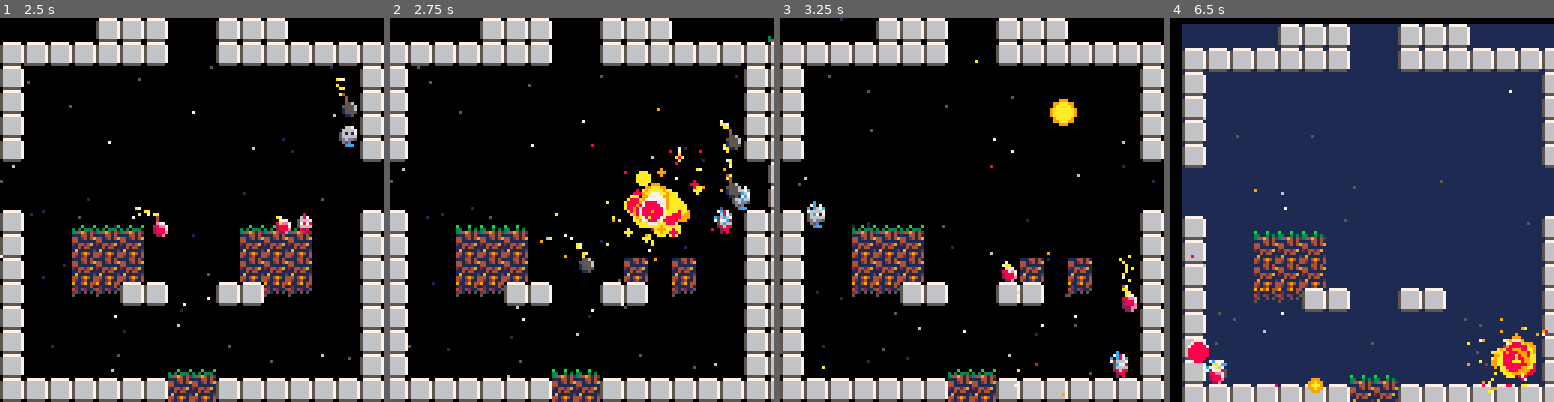
Above: before the commit, frames 1-4 (left to right).
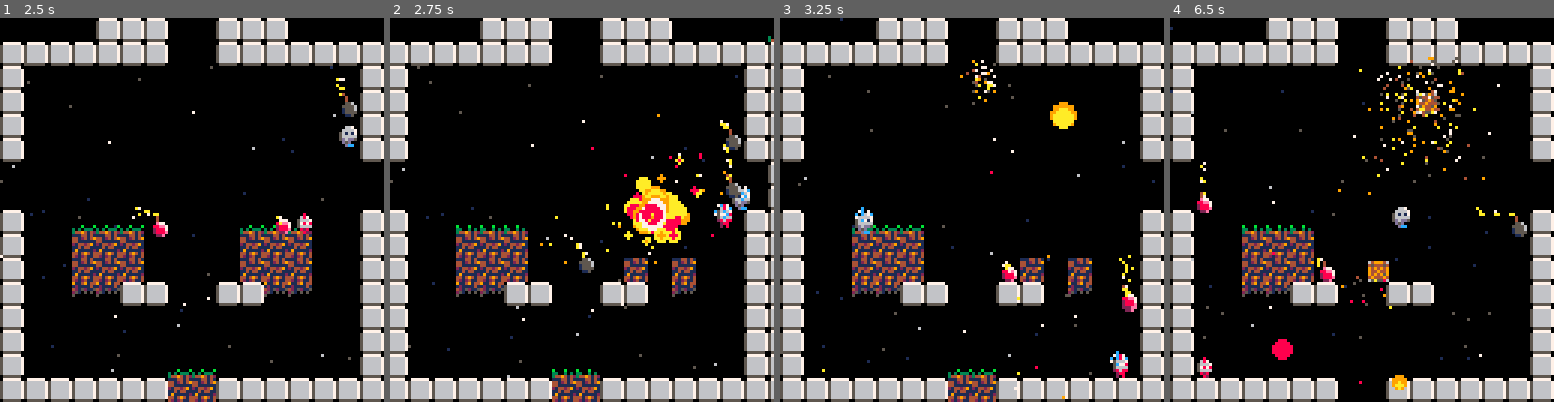
Above: after the commit, the same moments.

Repository: lkingsford/pico8-projects
Game: PICO-8 cartridge plat1.p8
Two runs of this game, one before a commit and one after it. Both use one fixed random seed, a clock stepped at 60 frames per second and the inputs below.
Inputs:
- Up to frame 1 (2.5 s): tap X (X key) at 0.33, 1.07, 1.85 s; tap O (Z key) at 0.7, 1.7, 2.1 s; hold Right 1.6-2.1 s; hold Up 2.15-2.42 s; hold Right from 2.47 s (still down)
- Up to frame 2 (2.75 s): keep holding Right; tap O (Z key) at 2.5 s
- Up to frame 3 (3.25 s): tap O (Z key) at 2.9 s; tap X (X key) at 2.97 s; release Right at 3.03 s; hold Left from 3.08 s (still down)
- Up to frame 4 (6.5 s): tap O (Z key) every 0.4 s from 3.3 to 6.1 s; release Left at 3.58 s; hold Down 3.63-3.97 s; hold Right 4.02-4.68 s; tap X (X key) at 4.08, 5.2, 6.32 s; hold Up 4.73-5.03 s; hold Left 5.08-5.68 s; hold Down 5.73-6.03 s; hold Right from 6.08 s (still down)

Frame 1 is identical in both runs. In frame 2, 2.0% of the frame differs, in the area x 39-90%, y 23-65%; in frame 3, 1.1%; in frame 4, 92%, in the area x 0-100%, y 0-100%.

Commit message:
Spawning crates

Diff:
--- a/plat1.p8
+++ b/plat1.p8
@@ -148,6 +148,7 @@
 function _update()
 	update_actors()
 	update_sounds()
+	update_spawn()
 end
 
 function near_int(x)
@@ -439,7 +440,7 @@
 	end
 
 	-- Throw actors around
-	b.y  += 0.5 -- Make sure it's a little down to push actor up
+	b.y  += 2-- Make sure it's a little down to push actor up
 	for a in all(actors) do
 	if b != a then
 		if distance(a.x, a.y, b.x, b.y) <= (b.r * 8 + 4) then
@@ -558,6 +559,47 @@
 	if a or b or c or d then return true else return false end
 end
 
+function update_spawn()
+	-- Spawn crates
+	next_spawn -= 1
+	if next_spawn <= 0 then
+		spawn = {}
+		spawn.loc = rnd(crate_spawns)
+		spawn.time = rnd(60)+30
+		add(spawns, spawn)
+		next_spawn = rnd(150) -- Up to five seconds before next one
+	end
+	for s in all(spawns) do
+		s.time -= 1
+		if s.time <= 0 then
+			del(spawns, s)
+			local a = new_actor(68, crate_logic)
+			a.x = s.loc.x * 8
+			a.y = s.loc.y * 8
+			add(actors, a)
+		end
+		-- Draw more particles as getting closer
+		local to_draw = 2 + max(0, 60-s.time) / 5
+		for a = 0, to_draw do
+			p = {}
+			p.draw = draw_basic_part
+			p.update = update_basic_part
+			p.x = s.loc.x*8 + rnd(8)
+			p.y = s.loc.y*8 + rnd(8)
+			p.dx = rnd(2)-1
+			p.dy = rnd(2)-1
+			p.c = rnd({4,5,9,10,7})
+			p.gravity = true
+			p.t = 20
+			add(fore_parts, p)
+		end
+	end
+end
+
+function crate_logic(c)
+
+end
+
 function init_back()
 	back_part={}
 	for i = 0,50 do
@@ -578,11 +620,6 @@
 	p.dy=dy
 	p.c=c
 	return p
-end
-
-function init_map()
-	ox=0
-	oy=0
 end
 
 function new_actor(sprite, logic, draw_logic)
@@ -604,6 +641,7 @@
 function load_map(map_id)
 	-- Copy map_id from rom into map in ram
 	-- Left top corner
+	crate_spawns = {}
 	local map_x = (map_id % 8) * 16
 	local map_y = flr(map_id / 8) * 16
 	for iy = map_y, map_y+16 do
@@ -614,8 +652,8 @@
 		local dest = 0x2000+iy*128
 		memcpy(dest, src, 16)
 	end
-	-- Player starting locations
 	for iy = 0, 15 do for ix = 0, 15 do
+		-- Player starting locations
 		if mget(ix, iy) == 2 then
 			mset(ix, iy, 0)
 			p0.x = ix * 8
@@ -624,6 +662,13 @@
 			mset(ix, iy, 0)
 			p1.x = ix * 8
 			p1.y = iy * 8 - 1
+		elseif mget(ix, iy) == 68 then
+			-- crate
+			mset(ix, iy, 0)
+			local s = {}
+			s.x = ix
+			s.y = iy
+			add(crate_spawns, s)
 		end
 	end end
 end
@@ -649,12 +694,13 @@
 	anim_f = 0
 	init_back()
 	load_map(0)
-	init_map()
 	fore_parts = {}
 	shakes = {}
 
 	clock_32 = 0
 	last_walkers = 0
+	next_spawn = 90 -- Wait a few seconds before spawning any items
+	spawns = {}
 end
 
 __gfx__
@@ -685,19 +731,19 @@
 00000000000000000000000000000000000000000000000000000000000000000000000000000000000000000000000000000000000000000000000000000000
 00000000000000000000000000000000000000000000000000000000000000000000000000000000000000000000000000000000000000000000000000000000
 00000000000000000000000000000000000000000000000000000000000000000000000000000000000000000000000000000000000000000000000000000000
-00000000000000000000000000000000000000000000000000000000000000000000000000000000000000000000000000000000000000000000000000888880
-00000000000000000000000000000000000000000000000000000000000000000000000000000000000000000000000000000000000000000000000000880880
-00000000000000000000000000000000000000000000000000000000000000000000000000000000000000000000000000000000000000000000000000880880
-00000000000000000000000000000000000000000000000000000000000000000000000000000000000000000000000000000000000000000000000000888880
-00000000000000000000000000000000000000000000000000000000000000000000000000000000000000000000000000000000000000000000000000000000
-00000000000000000000000000000000000000000000000000000000000000000000000000000000000000000000000000000000000000000000000000000000
-0e000e00060006000000000000000000000000000000000000000000000000000000000000000000000000000000000000000000000000000000000000000000
-28e028e01c601c600000000000000000000000000000000000000000000000000000000000000000000000000000000000000000000000000000000000000000
-88828880ccc1ccc000055600000e7700000000000000000000000000000000000000000000000000000000000000000000000000000000000000000000000000
-088888000ccccc00005555600088ee70000000000000000000000000000000000000000000000000000000000000000000000000000000000000000000000000
-0288820001ccc1000015556000288870000000000000000000000000000000000000000000000000000000000000000000000000000000000000000000000000
-00288000001cc00000155550002888e0000000000000000000000000000000000000000000000000000000000000000000000000000000000000000000000000
-00020000000100000001150000022e00000000000000000000000000000000000000000000000000000000000000000000000000000000000000000000000000
+00000000000000000000000000000000000000000000000000000000000000000000000000000000000000000000000000000000000000000000000000000000
+00000000000000000000000000000000000000000000000000000000000000000000000000000000000000000000000000000000000000000000000000000000
+00000000000000000000000000000000000000000000000000000000000000000000000000000000000000000000000000000000000000000000000000000000
+00000000000000000000000000000000000000000000000000000000000000000000000000000000000000000000000000000000000000000000000000000000
+00000000000000000000000000000000000000000000000000000000000000000000000000000000000000000000000000000000000000000000000000000000
+00000000000000000000000000000000000000000000900000008000000000000000000000000000000000000000000000000000000000000000000000000000
+0e000e00060006000000000000000000064999460009990000088800000000000000000000000000000000000000000000000000000000000000000000000000
+28e028e01c601c600000000000000000045444540000900000008000000000000000000000000000000000000000000000000000000000000000000000000000
+88828880ccc1ccc000055600000e77000949494900049600000e8700000000000000000000000000000000000000000000000000000000000000000000000000
+088888000ccccc00005555600088ee7009449449004444600088ee70000000000000000000000000000000000000000000000000000000000000000000000000
+0288820001ccc1000015556000288870095949590014446000288870000000000000000000000000000000000000000000000000000000000000000000000000
+00288000001cc00000155550002888e00494449400144440002888e0000000000000000000000000000000000000000000000000000000000000000000000000
+00020000000100000001150000022e00065555560001140000022e00000000000000000000000000000000000000000000000000000000000000000000000000
 0000000000000000000000000000c000000000000000000000000000000000000000000000000000000000000000000000000000000000000000000000000000
 0007c07000c07c000007c0000007c070000000000000000000000000000000000000000000000000000000000000000000000000000000000000000000000000
 0000000c070000c000c0c00000c0c00c000000000000000000000000000000000000000000000000000000000000000000000000000000000000000000000000
@@ -840,14 +886,14 @@
 __map__
 000000000808080000080808000000000b0b0b0b08080809090808080a0a0a0a000000000000000000000000000000000000000000000000000000000000000000000000000000000000000000000000000000000000000000000000000000000000000000000000000000000000000000000000000000000000000000000000
 0808080808080800000808080808080808080808080808090908080808080808000000000000000000000000000000000000000000000000000000000000000000000000000000000000000000000000000000000000000000000000000000000000000000000000000000000000000000000000000000000000000000000000
-0800000707070707070707070707070808000007070707090907070707070708000000000000000000000000000000000000000000000000000000000000000000000000000000000000000000000000000000000000000000000000000000000000000000000000000000000000000000000000000000000000000000000000
+0800004407440744440744074407070808000007070744090944070707070708000000000000000000000000000000000000000000000000000000000000000000000000000000000000000000000000000000000000000000000000000000000000000000000000000000000000000000000000000000000000000000000000
 08000000000000000000000000000008080200000a0a0a09090b0b0b00001208000000000000000000000000000000000000000000000000000000000000000000000000000000000000000000000000000000000000000000000000000000000000000000000000000000000000000000000000000000000000000000000000
 0800000000000000000000000000000808080000090909090909090900000808000000000000000000000000000000000000000000000000000000000000000000000000000000000000000000000000000000000000000000000000000000000000000000000000000000000000000000000000000000000000000000000000
 0800000002000000000000120000000808000000090909090909090900000008000000000000000000000000000000000000000000000000000000000000000000000000000000000000000000000000000000000000000000000000000000000000000000000000000000000000000000000000000000000000000000000000
 0000000000000000000000000000000008000000190909090909091900000008000000000000000000000000000000000000000000000000000000000000000000000000000000000000000000000000000000000000000000000000000000000000000000000000000000000000000000000000000000000000000000000000
 0000000000000000000000000000000008000000000909090909090000000008000000000000000000000000000000000000000000000000000000000000000000000000000000000000000000000000000000000000000000000000000000000000000000000000000000000000000000000000000000000000000000000000
 0800000a0a0a000000000a0a0a0000080800000a0a0909090909090b0b000008000000000000000000000000000000000000000000000000000000000000000000000000000000000000000000000000000000000000000000000000000000000000000000000000000000000000000000000000000000000000000000000000
-0800000909090000000009090900000808000009090908080808090909000008000000000000000000000000000000000000000000000000000000000000000000000000000000000000000000000000000000000000000000000000000000000000000000000000000000000000000000000000000000000000000000000000
+0800000909090000000009090900000808440009090908080808090909004408000000000000000000000000000000000000000000000000000000000000000000000000000000000000000000000000000000000000000000000000000000000000000000000000000000000000000000000000000000000000000000000000
 08000009090900000000090909000008080a0a090909090909090909090b0b08000000000000000000000000000000000000000000000000000000000000000000000000000000000000000000000000000000000000000000000000000000000000000000000000000000000000000000000000000000000000000000000000
 0800001919080800000808191900000808090909090909090909090909090908000000000000000000000000000000000000000000000000000000000000000000000000000000000000000000000000000000000000000000000000000000000000000000000000000000000000000000000000000000000000000000000000
 0800000000000000000000000000000808090909090909090909090909090908000000000000000000000000000000000000000000000000000000000000000000000000000000000000000000000000000000000000000000000000000000000000000000000000000000000000000000000000000000000000000000000000
